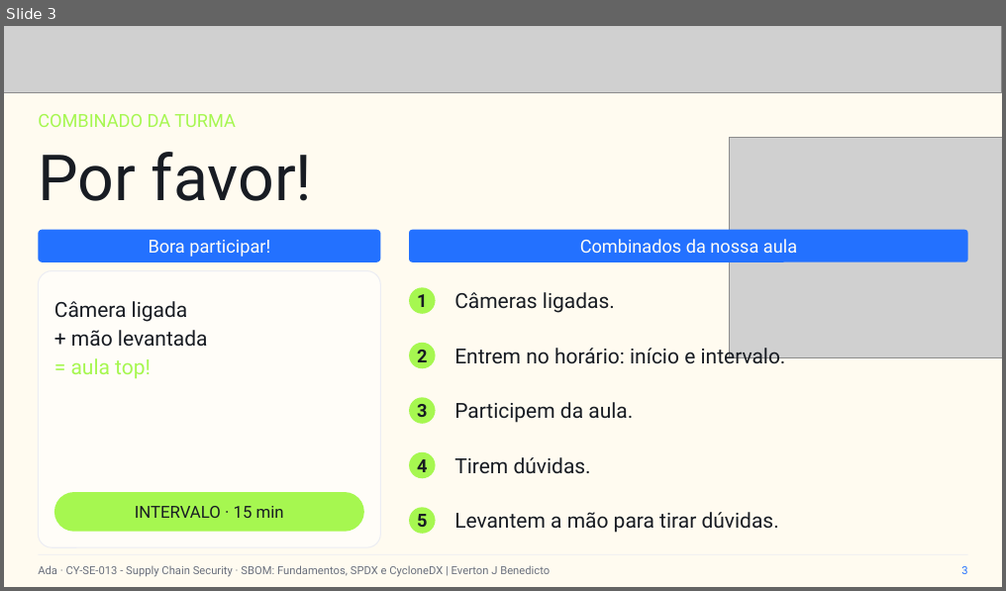
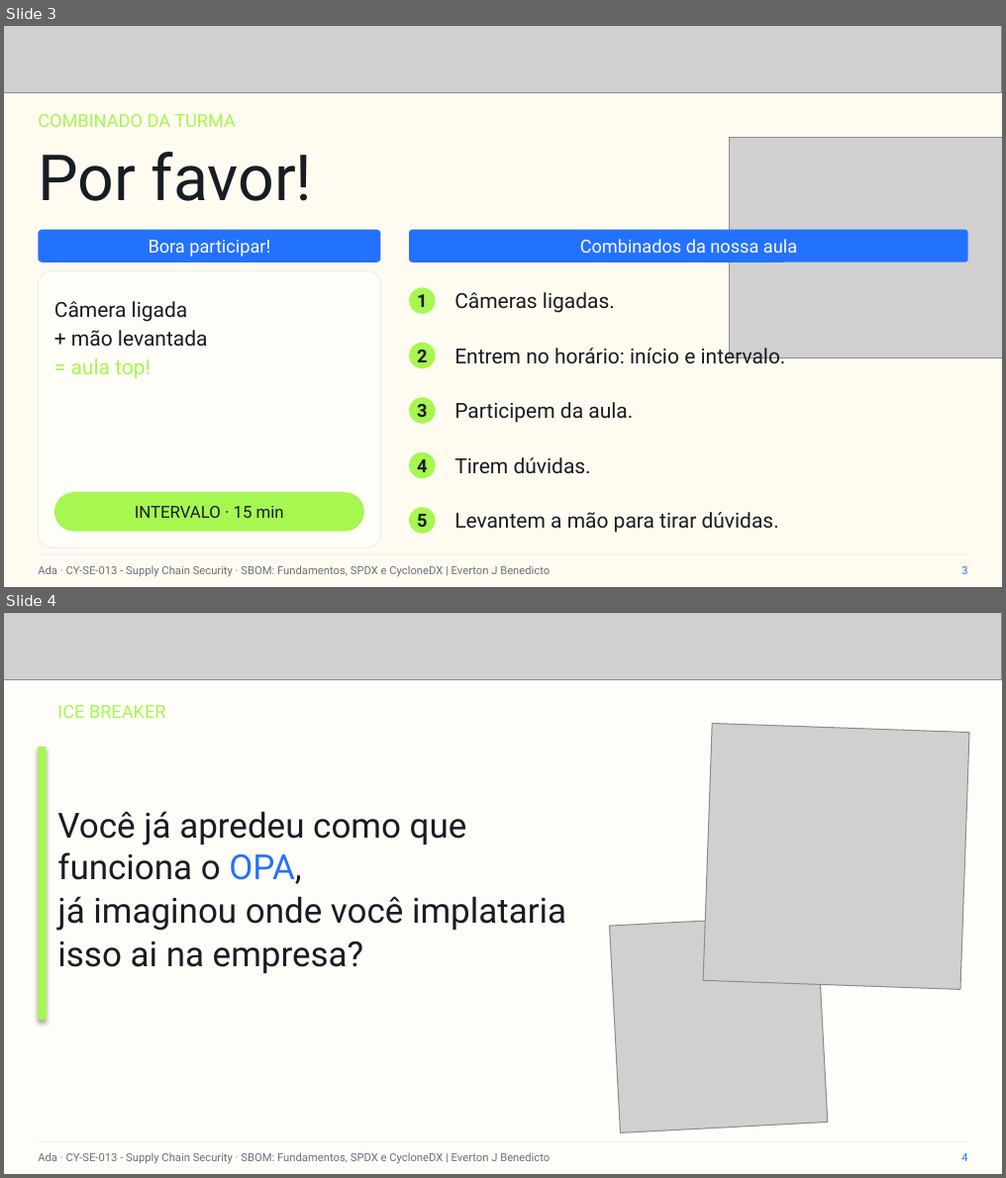
Before and after one commit to everton-dev/AdaTech.Aulas, a slide deck: CY-SE-013 - Supply Chain Security/slides/Aula_04_SBOM_Fundamentos_SPDX_e_CycloneDX.pptx. Shown one above the other, each under a label of ours: slide 3 before the commit, slides 3 and 4 after it. The pictures are 1006x591 and 1006x1178 pixels, drawn with LibreOffice and Linux fonts; fonts in the diff are those of the drawing; grey boxes stand for pictures. Boxes give left, top, right and bottom in pixels: in the first picture for what was removed or moved away, otherwise in the second. Text is boxed around its words. In the diff, an @@ line names an element or a change of style, - is before the commit and + after.

```diff
--- a/CY-SE-013 - Supply Chain Security/slides/Aula_04_SBOM_Fundamentos_SPDX_e_CycloneDX.pptx
+++ b/CY-SE-013 - Supply Chain Security/slides/Aula_04_SBOM_Fundamentos_SPDX_e_CycloneDX.pptx
@@ slide 4 added at box(4, 613, 1002, 1174), background #FFFDF8 @@
@@ picture added at box(4, 613, 1002, 680) @@
@@ text added at box(57, 705, 166, 718), 13 pt, text #A6F750 @@
+ICE BREAKER
@@ picture added at box(703, 723, 969, 989) @@
@@ rectangle added at box(38, 747, 46, 1020), fill #A6F750 @@
@@ text added at box(57, 811, 566, 973), 25 pt, text #181C23 @@
+Você já apredeu como que funciona o OPA,
+já imaginou onde você implataria isso ai na empresa?
@@ picture added at box(610, 915, 828, 1133) @@
@@ rectangle added at box(38, 1142, 968, 1143), fill #ECEDF3 @@
@@ text added at box(38, 1153, 549, 1164), 8 pt, text #6A707D @@
+Ada · CY-SE-013 - Supply Chain Security · SBOM: Fundamentos, SPDX e CycloneDX | Everton J Benedicto
@@ text added at box(961, 1154, 967, 1161), 8 pt, text #2371FF @@
+4
```
Also in this commit, not shown: 12 slides changed.
